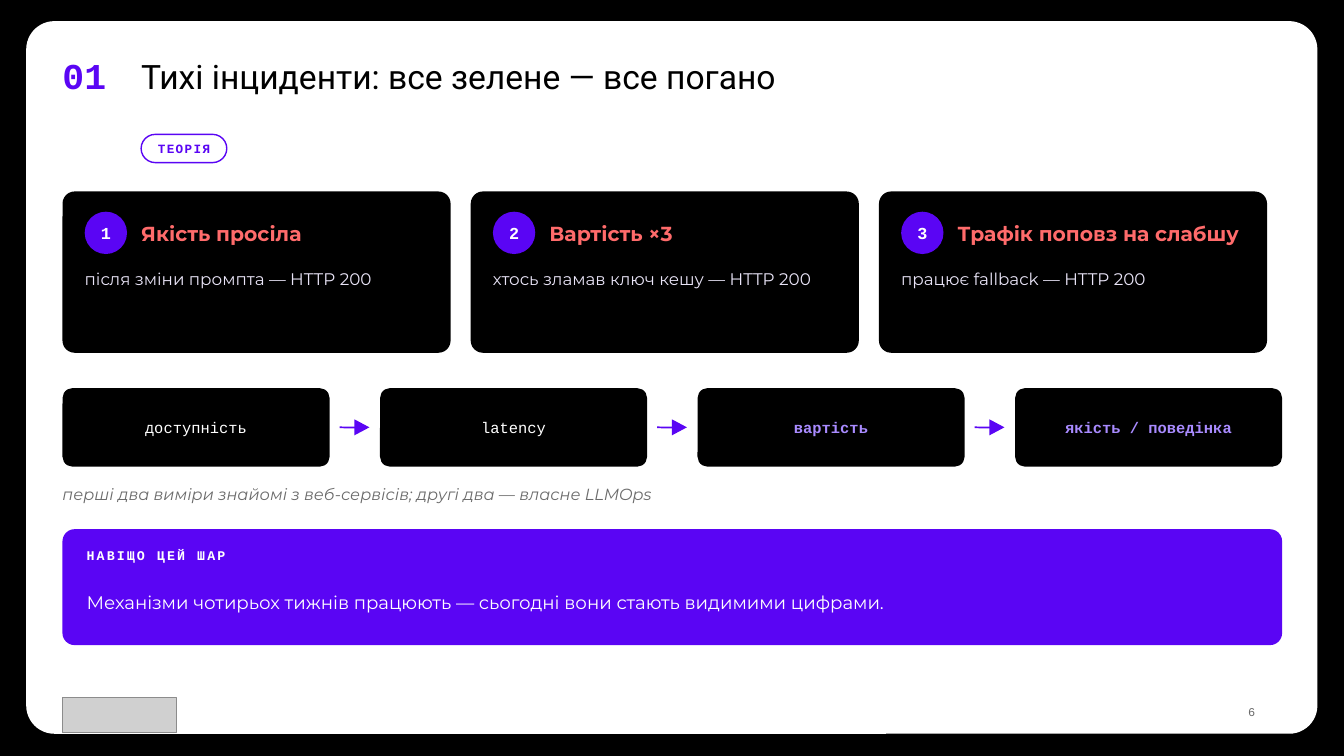
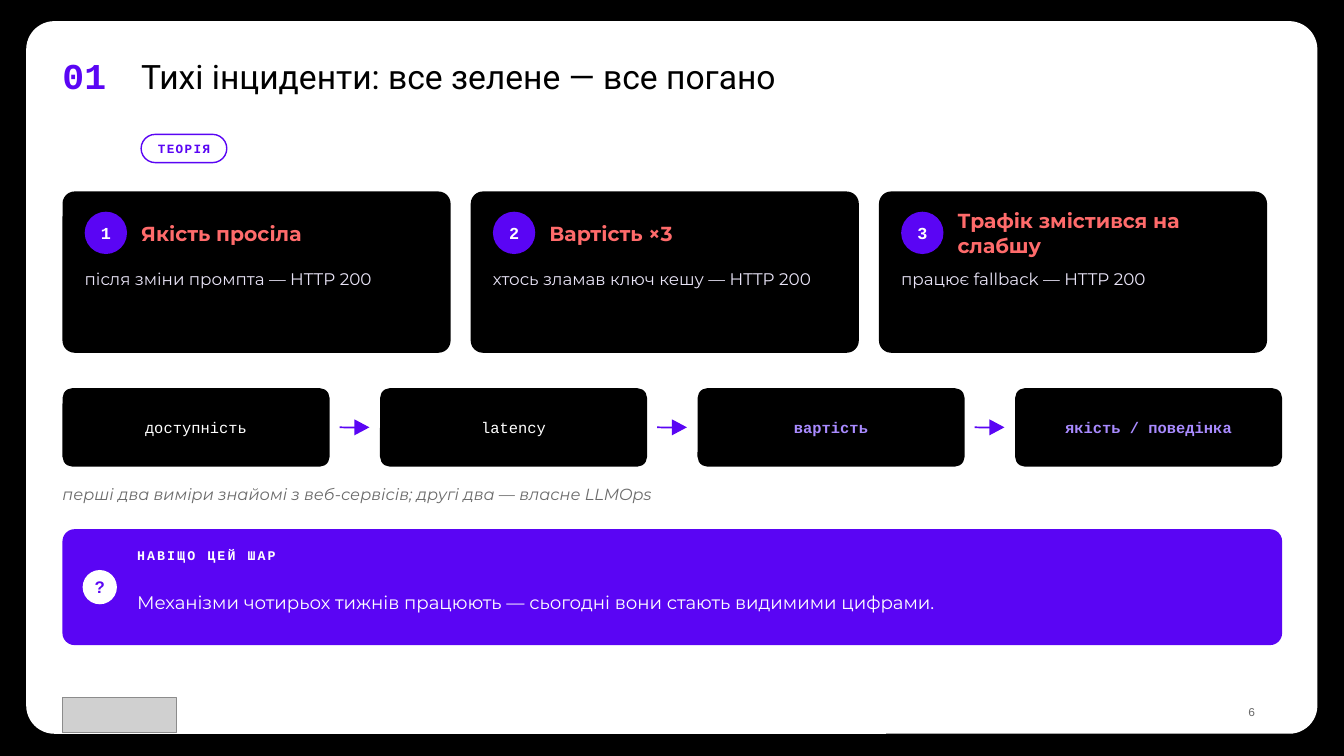
Before and after one commit to TarasFedorenkoFTV/llmops-bootcamp, a slide deck: slide 6 of docs/decks/L09.pptx. Drawn at 1344x756 pixels with LibreOffice and Linux fonts; fonts in the diff are those of the drawing; grey boxes stand for pictures; background and template pictures are left out. Boxes give left, top, right and bottom in pixels: in the first picture for what was removed or moved away, otherwise in the second. Text is boxed around its words. In the diff, an @@ line names an element or a change of style, - is before the commit and + after.

```diff
--- a/docs/decks/L09.pptx
+++ b/docs/decks/L09.pptx
@@ text at (x1=958, y1=212, x2=1179, y2=257): text changed @@
-Трафік поповз на слабшу
+Трафік змістився на слабшу
@@ text "НАВІЩО ЦЕЙ ШАР" moved from (x1=87, y1=551, x2=225, y2=563) to (x1=137, y1=551, x2=276, y2=563) @@
@@ ellipse added at (x1=83, y1=571, x2=117, y2=605), fill #FFFFFF @@
@@ text added at (x1=83, y1=571, x2=117, y2=605), 12 pt, text #5A05F4, bold @@
+?
@@ text "Механізми чотирьох тижнів працюють — ..." moved from (x1=87, y1=595, x2=884, y2=613) to (x1=137, y1=595, x2=934, y2=613) @@
```
Also in this commit, not shown: 13 other slides changed, 33 other files.
